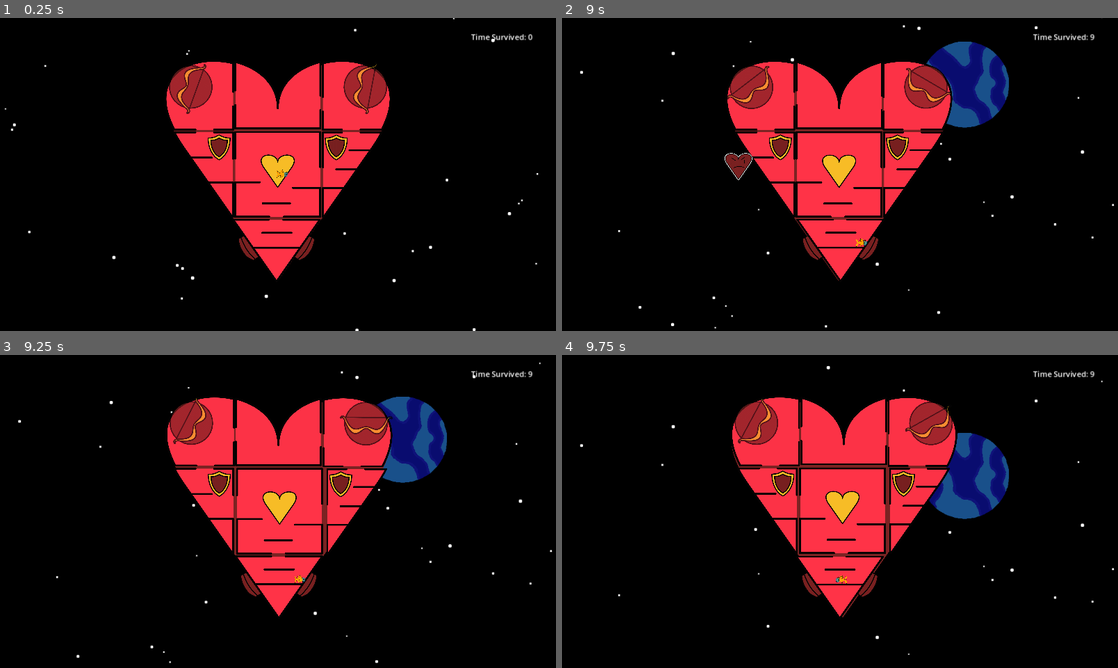
Above: before the commit, frames 1-4 (two rows, left to right).
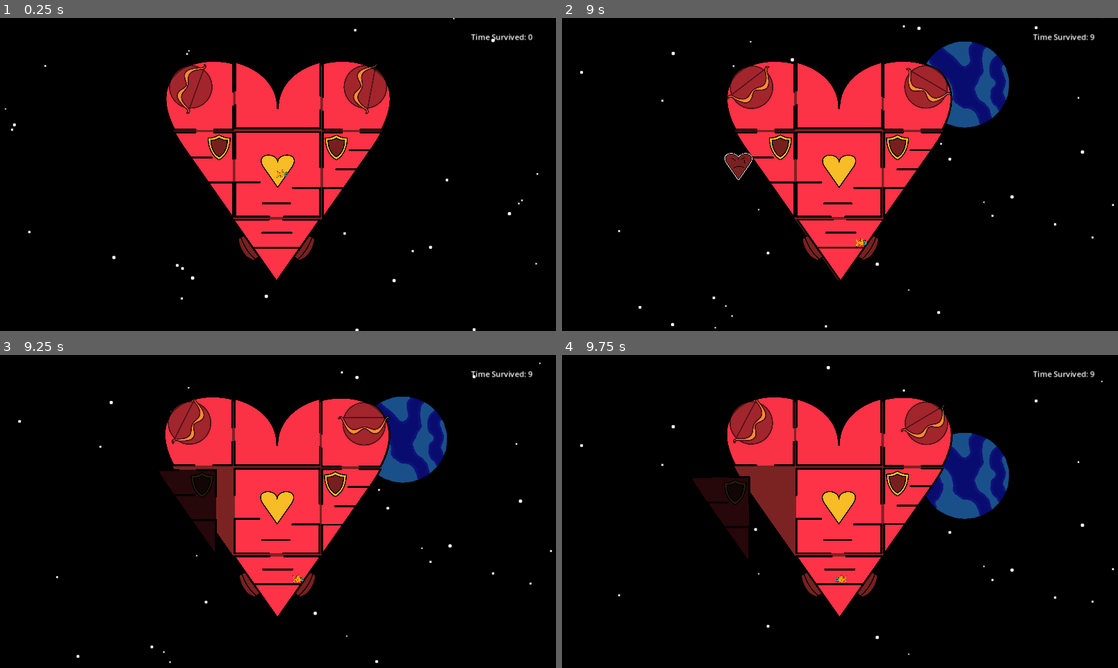
Above: after the commit, the same moments.

Repository: BreannaBre/GodotProject
Game: Godot game, scene res://scenes/main.tscn
Same seed, same stepped clock (60 frames per second), same inputs: the game is played once before the commit and once after it.
Inputs (mouse positions are in pixels of both pictures, inside the frame that each line leads up to):
- Up to frame 1 (0.25 s): no input
- Up to frame 2 (9 s): move the mouse to (962, 158) at 0.52 s; hold Right (Player1Right) 0.53-1.25 s; tap / (Player1Interact) at 0.6, 2.3, 3.6, 5.1, 6.8, 8.1 s; click (962, 158) at 0.67 s; tap Up (Player1Jump) at 0.77, 3.77, 6.77 s; drag from (728, 190) to (840, 174) at 1.27 s; move the mouse to (895, 105) at 2.02 s; hold Left (Player1Left) 2.03-2.75 s; tap Down (Player1Weld) at 2.1, 6.6 s; drag from (812, 237) to (751, 174) at 2.77 s; move the mouse to (1006, 221) at 3.52 s; hold Right (Player1Right) 3.53-4.25 s; drag from (673, 127) to (778, 146) at 4.27 s; move the mouse to (867, 174) at 5.02 s; hold Right (Player1Right) 5.03-5.75 s; click (867, 174) at 5.17 s; drag from (756, 96) to (928, 174) at 5.77 s; move the mouse to (962, 158) at 6.52 s; hold Left (Player1Left) 6.53-7.25 s; drag from (728, 190) to (895, 146) at 7.27 s; move the mouse to (895, 105) at 8.02 s; hold Right (Player1Right) 8.03-8.75 s; drag from (812, 237) to (928, 174) at 8.77 s
- Up to frame 3 (9.25 s): no input
- Up to frame 4 (9.75 s): move the mouse to (1006, 558) at 9.52 s; hold Left (Player1Left) from 9.53 s (still down); tap / (Player1Interact) at 9.6 s; click (1006, 558) at 9.67 s

Frames 1-2 are identical in both runs. In frame 3, 4.9% of the frame differs, in the area x 28-71%, y 13-84%; in frame 4, 6.7%, in the area x 23-72%, y 13-84%.

Commit message:
made enemies damage ship

Diff:
--- a/project.godot
+++ b/project.godot
@@ -31,8 +31,8 @@
 
 [global_group]
 
-room_bodies=""
 enemies=""
+rooms=""
 
 [input]
 
--- a/src/love_bomb.gd
+++ b/src/love_bomb.gd
@@ -5,7 +5,8 @@
 const ACCEL := 50
 const SPEED := 10000
 const TURN := 60
-const EXPLODE_FORCE := 800000
+const EXPLODE_FORCE := 1
+const DAMAGE_MULT := 0.75
 
 func _ready() -> void:
 	var body_unsafe := get_node("%Body")
@@ -41,13 +42,16 @@
 	body.apply_central_force(force)
 
 func _on_body_entered(_other: Node) -> void:
-	var ship := get_tree().get_nodes_in_group("room_bodies")
-	for room_body in ship:
-		assert(room_body is RigidBody2D, "Don't touch the room_bodies group please!")
-		var safe_room := room_body as RigidBody2D
-		var dist := body.global_position.distance_squared_to(safe_room.global_position)
-		var dir := body.global_position.direction_to(safe_room.global_position)
-		var force := EXPLODE_FORCE / maxf(1.0, dist)
-		force = minf(80, force)
-		safe_room.apply_impulse(force * dir)
+	var ship := get_tree().get_nodes_in_group("rooms")
+	for room in ship:
+		# idk how to assert this safely
+		assert(room is Room && room.body is RigidBody2D, "Don't touch the rooms group please!")
+		var safe_room := room as Room
+		var dist := body.global_position.distance_squared_to(safe_room.body.global_position) / 1000
+		var dir := body.global_position.direction_to(safe_room.body.global_position)
+		var inverse_square := 1000 / maxf(1.0, dist * dist)
+		var force := EXPLODE_FORCE * inverse_square
+		var damage := DAMAGE_MULT * inverse_square
+		safe_room.body.apply_impulse(force * dir)
+		safe_room.damage(damage)
 	queue_free()
--- a/src/room.gd
+++ b/src/room.gd
@@ -20,11 +20,11 @@
 # This sets up defaults for the RigidBody2D, so make sure body has been
 # properly assigned!
 func default_ready() -> void:
+	add_to_group("rooms")
 	body.lock_rotation = true
 	body.linear_damp = 1
 	body.collision_layer = 0b1000
 	body.collision_mask  = 0b1100
-	body.add_to_group("room_bodies")
 	tube = PhysicsServer2D.joint_create()
 	if repair_sign != null:
 		repair_sign.hide()
@@ -124,3 +124,7 @@
 
 func press_button(_pressed: Area2D) -> void:
 	pass
+
+#Deal damage by percent of total health
+func damage(percent: float) -> void:
+	breakaway += percent * 70/100
